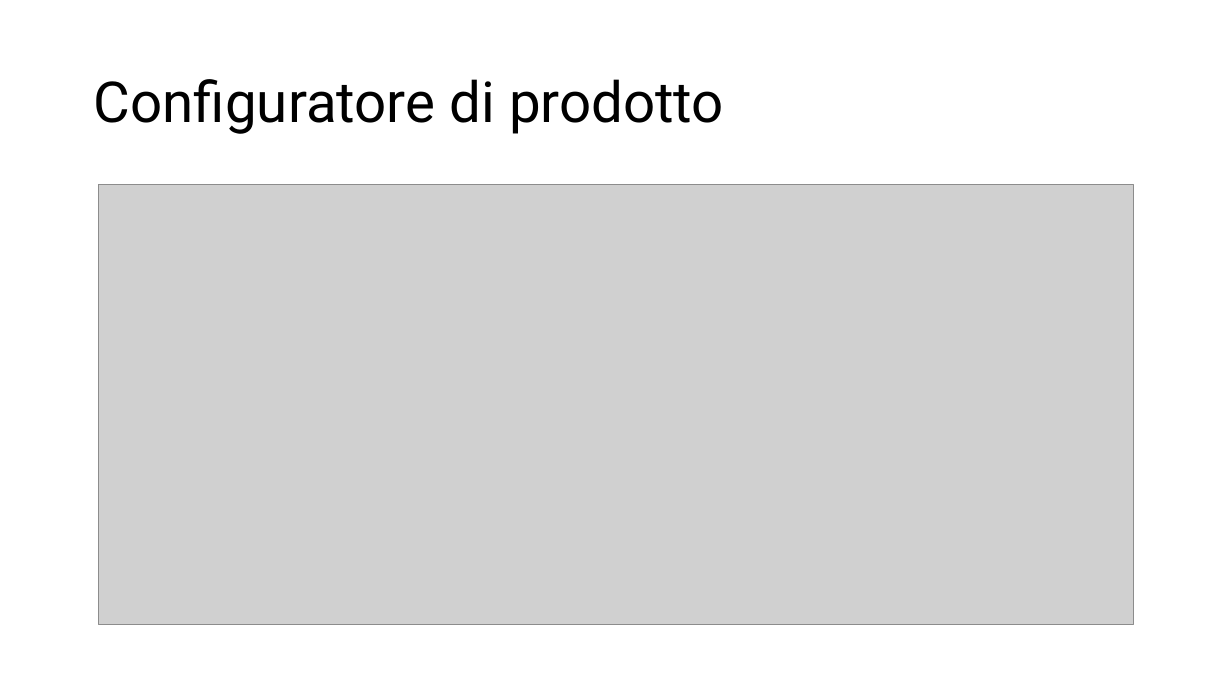
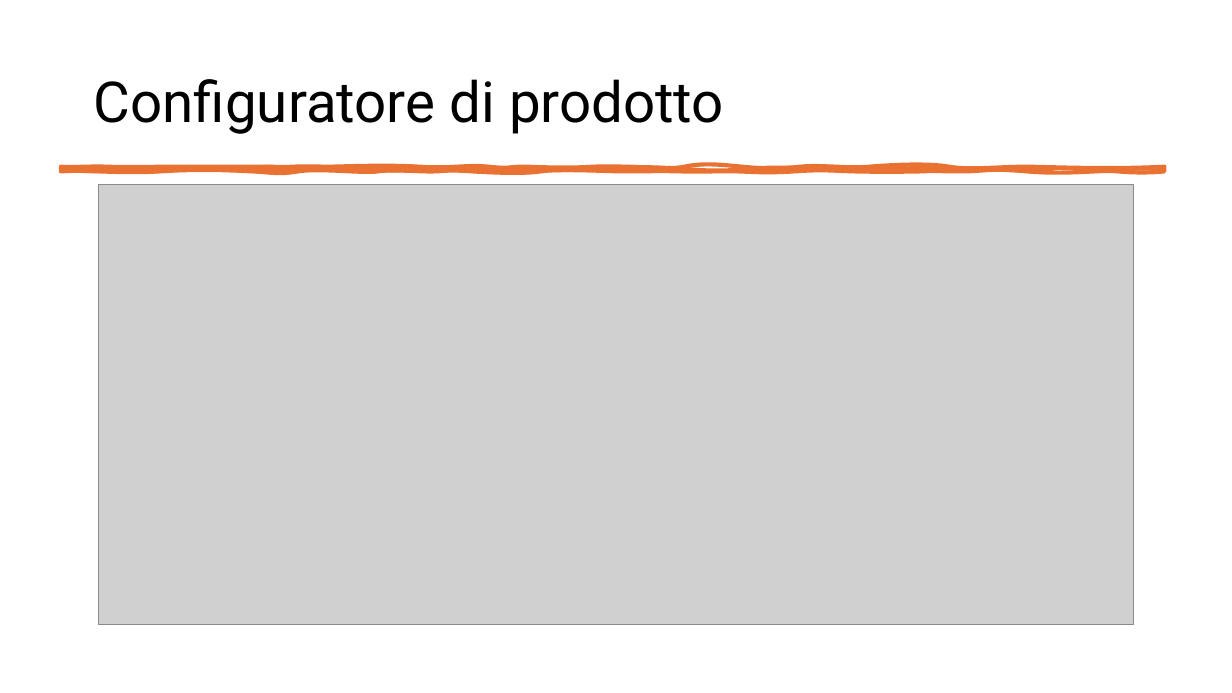
Before and after one commit to Cav95/Tesi_Triennale, a slide deck: slide 11 of Slide/Configuratore di prodotto per le vendite.pptx. Drawn at 1232x693 pixels with LibreOffice and Linux fonts; fonts in the diff are those of the drawing; grey boxes stand for pictures. Boxes give left, top, right and bottom in pixels: in the first picture for what was removed or moved away, otherwise in the second. Text is boxed around its words. In the diff, an @@ line names an element or a change of style, - is before the commit and + after.

```diff
--- a/Slide/Configuratore di prodotto per le vendite.pptx
+++ b/Slide/Configuratore di prodotto per le vendite.pptx
@@ freeform shape added at (61, 166, 1165, 171), fill #E97132, outline #E97132 3.25 pt @@
```
Also in this commit, not shown: 2 other slides changed, 2 other files.
